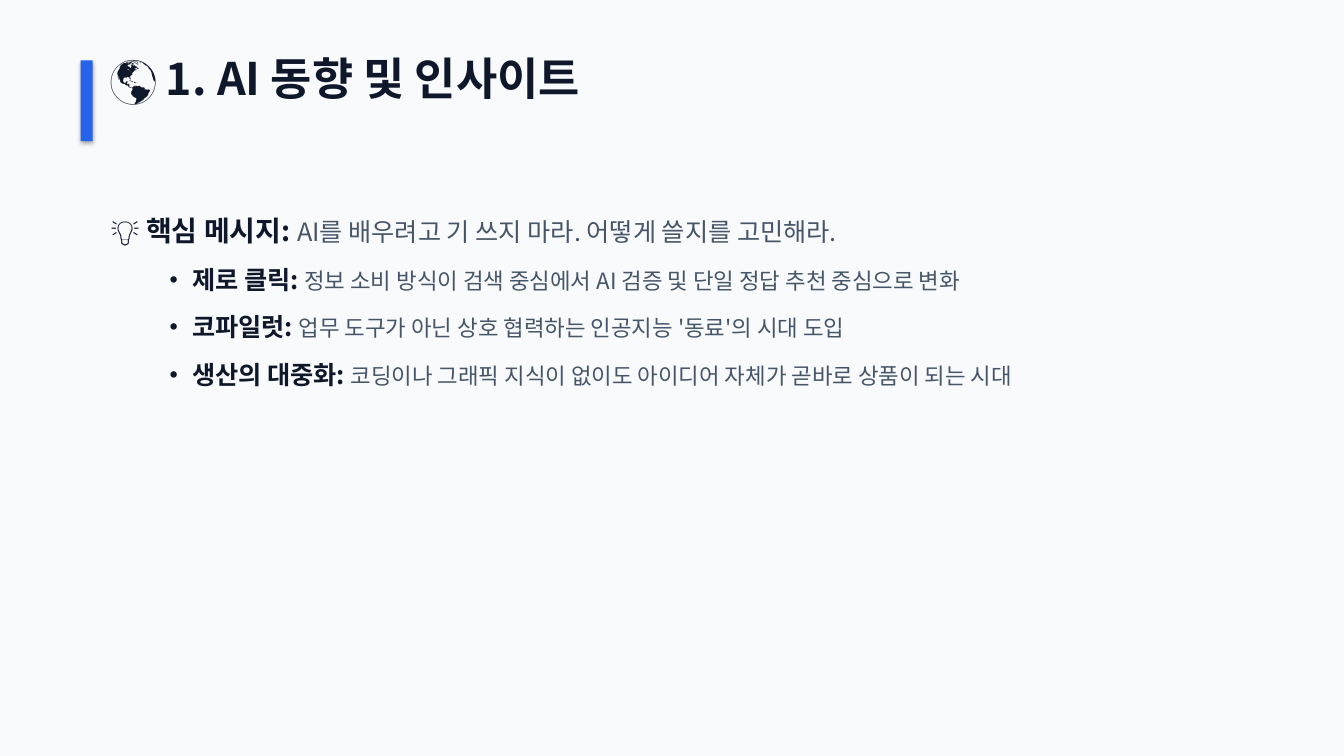
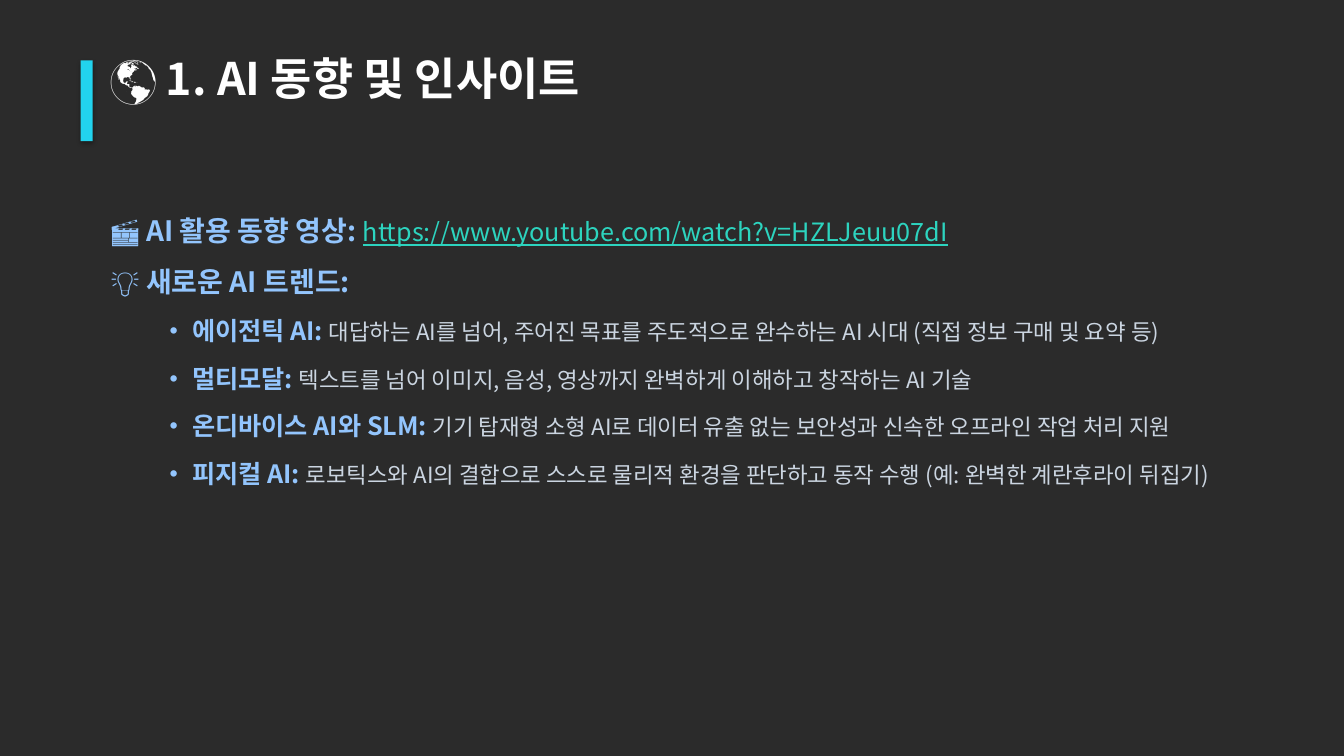
Before and after one commit to dreefinkjk/sky_ai_course, a slide deck: slide 3 of AI_companion_lecture.pptx. Drawn at 1344x756 pixels with LibreOffice and Linux fonts; fonts in the diff are those of the drawing; background and template pictures are left out; a plain dark background stands for a picture behind light text. Boxes give left, top, right and bottom in pixels: in the first picture for what was removed or moved away, otherwise in the second. Text is boxed around its words. In the diff, an @@ line names an element or a change of style, - is before the commit and + after.

```diff
--- a/AI_companion_lecture.pptx
+++ b/AI_companion_lecture.pptx
@@ background #F8FAFC to picture (left out) @@
@@ text "🌎 1. AI 동향 및 ..." at (x1=166, y1=57, x2=580, y2=99): text colour #0F172A to #FFFFFF @@
@@ rectangle at (x1=81, y1=60, x2=93, y2=141): fill #2563EB to #22D3EE @@
@@ text at (x1=146, y1=217, x2=1209, y2=487): text changed; text colour #475569 to #CBD5E1 @@
-💡 핵심 메시지: AI를 배우려고 기 쓰지 마라. 어떻게 쓸지를 고민해라.
-  • 제로 클릭: 정보 소비 방식이 검색 중심에서 AI 검증 및 단일 정답 추천 중심으로 변화
-  • 코파일럿: 업무 도구가 아닌 상호 협력하는 인공지능 '동료'의 시대 도입
-  • 생산의 대중화: 코딩이나 그래픽 지식이 없이도 아이디어 자체가 곧바로 상품이 되는 시대
+🎬 AI 활용 동향 영상: https://www.youtube.com/watch?v=HZLJeuu07dI
+💡 새로운 AI 트렌드:
+  • 에이전틱 AI: 대답하는 AI를 넘어, 주어진 목표를 주도적으로 완수하는 AI 시대 (직접 정보 구매 및 요약 등)
+  • 멀티모달: 텍스트를 넘어 이미지, 음성, 영상까지 완벽하게 이해하고 창작하는 AI 기술
+  • 온디바이스 AI와 SLM: 기기 탑재형 소형 AI로 데이터 유출 없는 보안성과 신속한 오프라인 작업 처리 지원
+  • 피지컬 AI: 로보틱스와 AI의 결합으로 스스로 물리적 환경을 판단하고 동작 수행 (예: 완벽한 계란후라이 뒤집기)
```
Also in this commit, not shown: 12 other slides changed, 2 slides added, 1 other file.
